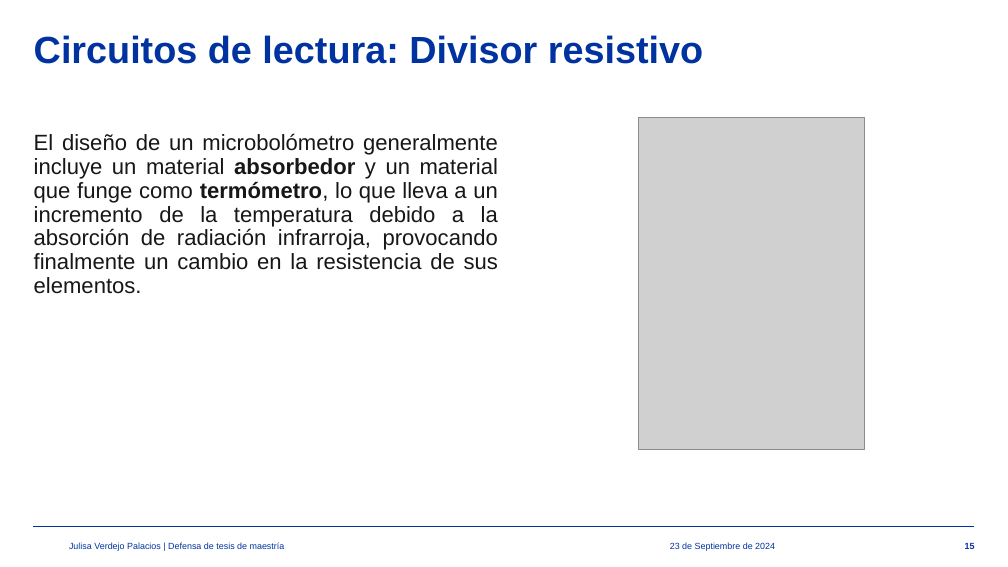
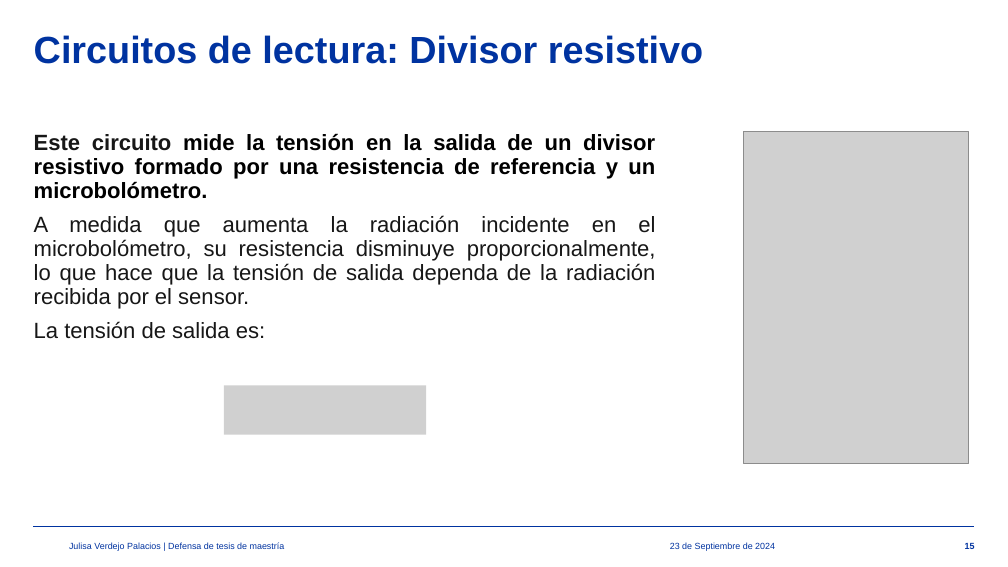
Before and after one commit to julisaverdejo/tesis_maestria, a slide deck: slide 15 of presentacion/presentacion_maestria.pptx. Drawn at 1008x567 pixels with LibreOffice and Linux fonts; fonts in the diff are those of the drawing; grey boxes stand for pictures; background and template pictures are left out. Boxes give left, top, right and bottom in pixels: in the first picture for what was removed or moved away, otherwise in the second. Text is boxed around its words. In the diff, an @@ line names an element or a change of style, - is before the commit and + after.

```diff
--- a/presentacion/presentacion_maestria.pptx
+++ b/presentacion/presentacion_maestria.pptx
@@ text at [34, 133, 656, 339]: text changed @@
-El diseño de un microbolómetro generalmente incluye un material absorbedor y un material que funge como termómetro, lo que lleva a un incremento de la temperatura debido a la absorción de radiación infrarroja, provocando finalmente un cambio en la resistencia de sus elementos.
+Este circuito mide la tensión en la salida de un divisor resistivo formado por una resistencia de referencia y un microbolómetro.
+A medida que aumenta la radiación incidente en el microbolómetro, su resistencia disminuye proporcionalmente, lo que hace que la tensión de salida dependa de la radiación recibida por el sensor.
+La tensión de salida es:
@@ picture: place and size @@
-picture at [639, 117, 864, 449]
+picture at [743, 132, 969, 464]
@@ picture added at [224, 386, 426, 435] @@
```
Also in this commit, not shown: 11 other slides changed, 3 other files.
